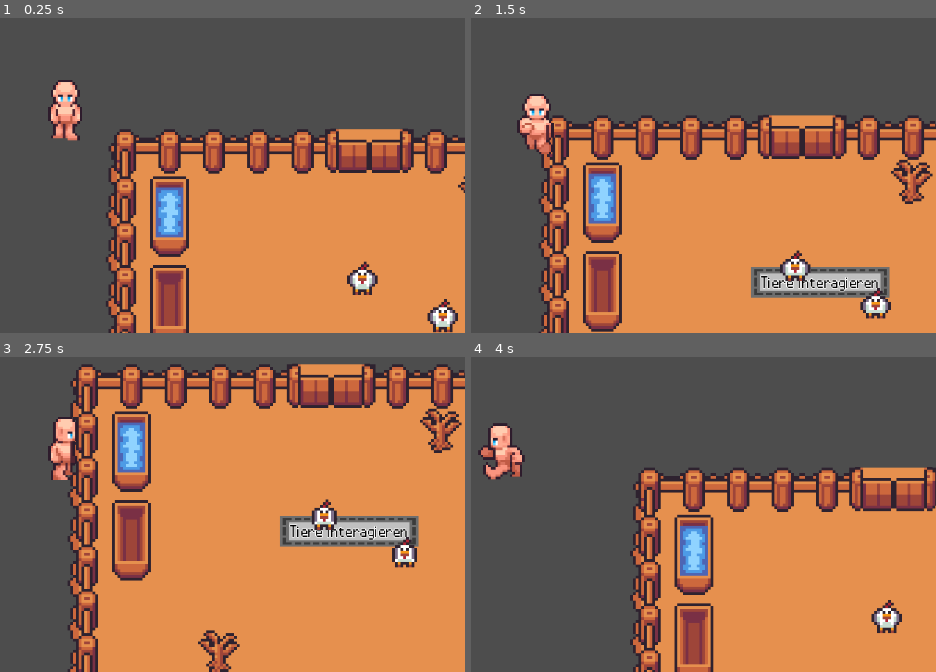
Above: before the commit, frames 1-4 (two rows, left to right).
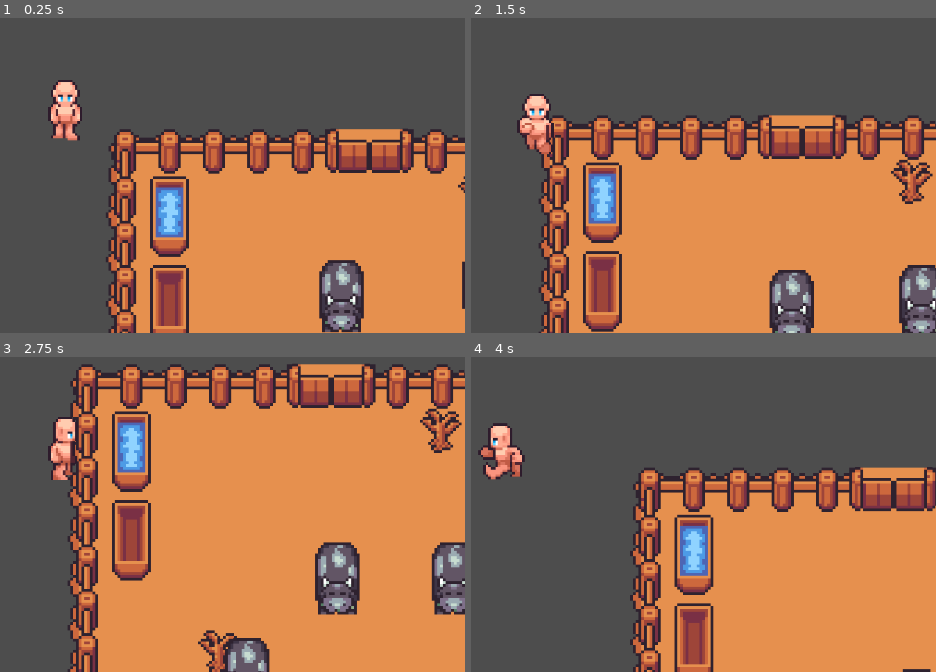
Above: after the commit, the same moments.

Repository: XDCocker420/Farming-Game-Project
Game: Godot game, scene res://scenes/maps/clemens.tscn
The game is run twice, just before and just after one commit, with the same random seed, the same clock (stepped at 60 frames per second) and the same inputs. This scene is started directly instead of the project's main scene.
Inputs (mouse positions are in pixels of both pictures, inside the frame that each line leads up to):
- Up to frame 1 (0.25 s): no input
- Up to frame 2 (1.5 s): tap Enter (ui_accept) at 0.5, 0.77 s; move the mouse to (833, 282) at 0.52 s; hold D (move_right) 0.53-1.28 s; hold E (interact) 0.53-1.28 s; click (833, 282) at 0.8 s; move the mouse to (875, 317) at 1.27 s; hold S (move_down) from 1.28 s (still down); click (875, 317) at 1.35 s
- Up to frame 3 (2.75 s): tap Enter (ui_accept) at 1.52 s; tap E (interact) at 1.55 s; move the mouse to (outside the picture) at 2.02 s; release S (move_down) at 2.03 s; hold D (move_right) from 2.03 s (still down); hold E (interact) from 2.03 s (still down); click (outside the picture) at 2.3 s
- Up to frame 4 (4 s): move the mouse to (494, 536) at 2.77 s; release D (move_right) at 2.78 s; release E (interact) at 2.78 s; hold W (move_up) 2.78-3.53 s; click (494, 536) at 2.85 s; tap Enter (ui_accept) at 3.02, 3.77 s; tap E (interact) at 3.05 s; move the mouse to (777, 514) at 3.52 s; hold A (move_left) from 3.53 s (still down); hold Shift (sprint) from 3.53 s (still down); click (777, 514) at 3.8 s

The runs differ from the first frame. In frame 1, 2.9% of the frame differs, in the area x 68-100%, y 76-100%; in frame 2, 6.1%; in frame 3, 8.0%, in the area x 48-100%, y 45-100%; in frame 4, 0.5%.

Commit message:
added animals with broken movement

Diff:
--- a/scenes/animals/chicken.tscn
+++ b/scenes/animals/chicken.tscn
@@ -176,7 +176,7 @@
 [sub_resource type="RectangleShape2D" id="RectangleShape2D_iox6e"]
 size = Vector2(49, 60)
 
-[node name="Chicken" type="CharacterBody2D"]
+[node name="Chicken" type="CharacterBody2D" groups=["Animal"]]
 motion_mode = 1
 
 [node name="AnimatedSprite2D" type="AnimatedSprite2D" parent="."]
--- a/scenes/animals/cow.tscn
+++ b/scenes/animals/cow.tscn
@@ -217,7 +217,7 @@
 
 [node name="State Machine" type="Node" parent="." node_paths=PackedStringArray("initial_state")]
 script = ExtResource("3_3mbhh")
-initial_state = NodePath("Hungry")
+initial_state = NodePath("Eat")
 
 [node name="Fed" type="Node" parent="State Machine" node_paths=PackedStringArray("animal")]
 script = ExtResource("4_bgmx2")
@@ -259,3 +259,13 @@
 [node name="CollisionShape2D" type="CollisionShape2D" parent="InteractionRange"]
 position = Vector2(-1.5, 2)
 shape = SubResource("RectangleShape2D_tkosv")
+
+[node name="NavigationObstacle2D" type="NavigationObstacle2D" parent="."]
+position = Vector2(1, 17)
+radius = 35.0
+
+[node name="NavigationAgent2D" type="NavigationAgent2D" parent="."]
+
+[node name="RecalcTimer" type="Timer" parent="."]
+wait_time = 0.1
+autostart = true
--- a/scenes/animals/sheep.tscn
+++ b/scenes/animals/sheep.tscn
@@ -142,7 +142,7 @@
 }]
 
 [sub_resource type="RectangleShape2D" id="RectangleShape2D_gymli"]
-size = Vector2(93, 92)
+size = Vector2(93, 74)
 
 [sub_resource type="AtlasTexture" id="AtlasTexture_g2x51"]
 atlas = ExtResource("1_44bqb")
@@ -176,15 +176,15 @@
 [sub_resource type="RectangleShape2D" id="RectangleShape2D_axamr"]
 size = Vector2(99, 98)
 
-[node name="Sheep" type="CharacterBody2D"]
+[node name="Sheep" type="CharacterBody2D" groups=["Animal"]]
 motion_mode = 1
 
 [node name="AnimatedSprite2D" type="AnimatedSprite2D" parent="."]
 sprite_frames = SubResource("SpriteFrames_6sv47")
-animation = &"hungry"
+animation = &"left"
 
 [node name="CollisionShape2D" type="CollisionShape2D" parent="."]
-position = Vector2(1.5, 15)
+position = Vector2(1.5, 17)
 shape = SubResource("RectangleShape2D_gymli")
 
 [node name="State Machine" type="Node" parent="." node_paths=PackedStringArray("initial_state")]
--- a/scenes/buildings/tierbereich.tscn
+++ b/scenes/buildings/tierbereich.tscn
@@ -71,6 +71,11 @@
 [sub_resource type="RectangleShape2D" id="RectangleShape2D_7oive"]
 size = Vector2(654, 525)
 
+[sub_resource type="NavigationPolygon" id="NavigationPolygon_2et8l"]
+vertices = PackedVector2Array(-338.039, 275, -338.953, 37.9766, -280.727, 39.0391, -116.938, 275, -263, 30.1797, 40.1172, 196.961, 39.1172, 276.867, -263, -211.047, 305.039, -213.938, 306.953, 197.961)
+polygons = Array[PackedInt32Array]([PackedInt32Array(0, 1, 2, 3), PackedInt32Array(3, 2, 4, 5, 6), PackedInt32Array(7, 8, 9, 5, 4)])
+outlines = Array[PackedVector2Array]([PackedVector2Array(-273, -221, -273, 24, -283, 29, -338, 28, -349, 26, -348, 285, -117, 285, 49, 287, 50, 207, 317, 208, 315, -224)])
+
 [node name="Tierbereich" type="Node2D"]
 script = ExtResource("1_eee0d")
 
@@ -128,8 +133,12 @@
 
 [node name="HarvestAnimals" parent="." instance=ExtResource("7_h0qjq")]
 visible = false
+z_index = 7
 offset_top = -44.0
 offset_bottom = -44.0
+
+[node name="NavigationRegion2D" type="NavigationRegion2D" parent="."]
+navigation_polygon = SubResource("NavigationPolygon_2et8l")
 
 [connection signal="area_entered" from="Area2D" to="." method="_on_area_2d_area_entered"]
 [connection signal="body_entered" from="Area2D" to="." method="_on_area_2d_body_entered"]
--- a/scenes/maps/clemens.tscn
+++ b/scenes/maps/clemens.tscn
@@ -2,7 +2,7 @@
 
 [ext_resource type="PackedScene" uid="uid://cckq6n703hhfn" path="res://scenes/characters/player.tscn" id="1_ipkwj"]
 [ext_resource type="PackedScene" uid="uid://nyttgrj1hid3" path="res://scenes/buildings/tierbereich.tscn" id="2_yjp7c"]
-[ext_resource type="PackedScene" uid="uid://rjwuxr2sss3k" path="res://scenes/animals/chicken.tscn" id="4_4wsvr"]
+[ext_resource type="PackedScene" uid="uid://020l6elc3p55" path="res://scenes/animals/cow.tscn" id="3_u2g24"]
 
 [node name="Node2D" type="Node2D"]
 
@@ -18,8 +18,11 @@
 [node name="Tierbereich" parent="." instance=ExtResource("2_yjp7c")]
 position = Vector2(454, 274)
 
-[node name="Chicken" parent="Tierbereich" instance=ExtResource("4_4wsvr")]
-position = Vector2(-24, -66)
+[node name="Cow" parent="Tierbereich" instance=ExtResource("3_u2g24")]
+position = Vector2(-209, 132)
 
-[node name="Chicken2" parent="Tierbereich" instance=ExtResource("4_4wsvr")]
-position = Vector2(92, -12)
+[node name="Cow2" parent="Tierbereich" instance=ExtResource("3_u2g24")]
+position = Vector2(149, -70)
+
+[node name="Cow3" parent="Tierbereich" instance=ExtResource("3_u2g24")]
+position = Vector2(-60, -54)
--- a/scenes/maps/game_map.tscn
+++ b/scenes/maps/game_map.tscn
@@ -8,7 +8,9 @@
 [ext_resource type="PackedScene" uid="uid://nyttgrj1hid3" path="res://scenes/buildings/tierbereich.tscn" id="7_8ejyj"]
 [ext_resource type="PackedScene" uid="uid://bc6sudr6mtykj" path="res://scenes/buildings/contract_board.tscn" id="8_1t62h"]
 [ext_resource type="PackedScene" uid="uid://020l6elc3p55" path="res://scenes/animals/cow.tscn" id="8_xbmm2"]
+[ext_resource type="PackedScene" uid="uid://rjwuxr2sss3k" path="res://scenes/animals/chicken.tscn" id="9_v711o"]
 [ext_resource type="PackedScene" uid="uid://ddeef2warcy2e" path="res://scenes/buildings/markt.tscn" id="10_d7fkh"]
+[ext_resource type="PackedScene" uid="uid://nv1jgb37xufl" path="res://scenes/animals/sheep.tscn" id="10_t7tdr"]
 [ext_resource type="PackedScene" uid="uid://dj3x34xk3qcne" path="res://scenes/buildings/scheune.tscn" id="11_8cvap"]
 
 [node name="Game" type="Node2D"]
@@ -80,11 +82,31 @@
 [node name="Cow2" parent="Map/Tiergehege/Kuhbereich" instance=ExtResource("8_xbmm2")]
 position = Vector2(-103, 48)
 
+[node name="Cow3" parent="Map/Tiergehege/Kuhbereich" instance=ExtResource("8_xbmm2")]
+position = Vector2(-111, -115)
+
 [node name="Hühnerstall" parent="Map/Tiergehege" instance=ExtResource("7_8ejyj")]
 position = Vector2(2828, 543)
 
+[node name="Chicken" parent="Map/Tiergehege/Hühnerstall" instance=ExtResource("9_v711o")]
+position = Vector2(-222, -126)
+
+[node name="Chicken2" parent="Map/Tiergehege/Hühnerstall" instance=ExtResource("9_v711o")]
+position = Vector2(134, 94)
+
+[node name="Chicken3" parent="Map/Tiergehege/Hühnerstall" instance=ExtResource("9_v711o")]
+position = Vector2(130, -88)
+
+[node name="Chicken4" parent="Map/Tiergehege/Hühnerstall" instance=ExtResource("9_v711o")]
+position = Vector2(-70, 26)
+
 [node name="Schafbereich" parent="Map/Tiergehege" instance=ExtResource("7_8ejyj")]
 position = Vector2(1932, 543)
+
+[node name="Sheep" parent="Map/Tiergehege/Schafbereich" instance=ExtResource("10_t7tdr")]
+position = Vector2(-204, 56)
+
+[node name="Sheep2" parent="Map/Tiergehege/Schafbereich" instance=ExtResource("10_t7tdr")]
 
 [node name="AuftragUMarkt" type="Node" parent="Map"]
 
--- a/scripts/animals/animal_eating.gd
+++ b/scripts/animals/animal_eating.gd
@@ -3,9 +3,15 @@
 
 var move_direction:Vector2
 @export var animal:CharacterBody2D
-@export var move_speed := 50.0
+@export var move_speed := 2000
 @onready var player:AnimatedSprite2D = $"../../AnimatedSprite2D"
 @onready var timer = $Timer
+@export var movement_target: Node2D
+@onready var navigation_agent: NavigationAgent2D = $"../../NavigationAgent2D"
+@onready var recalc_timer : Timer = $"../../RecalcTimer"
+
+var on_nav_link : bool = false
+var nav_link_end_position : Vector2
 
 var rand_pos:Vector2
 var looking_direction = "down"
@@ -13,6 +19,21 @@
 var direction:Vector2
 
 func _ready() -> void:
+	movement_target = get_parent().get_parent().get_parent().get_node("FeedingThrough")
+	recalc_timer.timeout.connect(_on_recalc_timer_timeout)
+	navigation_agent.link_reached.connect(_on_navigation_link_reached)
+	navigation_agent.waypoint_reached.connect(_on_waypoint_reached)
+	navigation_agent.velocity_computed.connect(_on_velocity_computed)
+	navigation_agent.path_desired_distance = 1.0
+	navigation_agent.target_desired_distance = 1.0
+
+
+	# On the first frame the NavigationServer map has not-
+	# yet been synchronized; region data and any path query will return empty.
+	# Wait for the NavigationServer synchronization by awaiting one frame in the script.
+	# Make sure to not await during _ready.
+	call_deferred("actor_setup")
+
 	timer.wait_time = 2
 	rand_pos = Vector2(randf_range(-20, 60),0)
 
@@ -27,6 +48,21 @@
 		timer.timeout.disconnect(_on_timer_timeout)
 
 func physics_update(_delta:float):
+	if navigation_agent.is_navigation_finished():
+		print("awdbadjbn")
+		return
+
+	# Get the next path point from the navigation agent.
+	var current_agent_position: Vector2 = animal.position
+	var next_path_position: Vector2 = navigation_agent.get_next_path_position()
+
+	# Calculate the velocity to move towards the next path point.
+	var new_velocity = current_agent_position.direction_to(next_path_position).normalized() * move_speed * _delta
+	if navigation_agent.avoidance_enabled:
+		navigation_agent.set_velocity(new_velocity)
+	else:
+		_on_velocity_computed(new_velocity)
+	"""
 	## TODO: Add pathfinding
 	if animal:
 		var ft_pos = get_parent().get_parent().get_parent().get_node("FeedingThrough").position + rand_pos
@@ -51,6 +87,41 @@
 				looking_direction = "up"
 			animal.move_and_slide()
 			player.play(looking_direction)
+	"""
 
 func _on_timer_timeout():
 	transitioned.emit(self, "fed")
+
+func actor_setup():
+	# Wait for the first physics frame so the NavigationServer can sync.
+	await get_tree().physics_frame
+	set_target_position(movement_target.position)
+
+## Set the target position of the navigation agent.
+func set_target_position(target_position : Vector2 = Vector2.ZERO) -> void:
+	navigation_agent.target_position = target_position
+
+## Called when the recalculation timer times out.
+func _on_recalc_timer_timeout() -> void:
+	if not on_nav_link:
+		set_target_position(movement_target.position)
+
+## Called when a navigation link has been reached.
+func _on_navigation_link_reached(details : Dictionary) -> void:
+	on_nav_link = true # Temporarily disable recalculation to prevent jittering.
+	nav_link_end_position = details.link_exit_position
+
+## Called when a waypoint has been reached.
+func _on_waypoint_reached(details : Dictionary) -> void:
+	print("dwas")
+	# This next line checks the distance to the waypoint with a threshhold.
+	# If the distance is less than 5.0, then the waypoint has been reached.
+	# This check produces unexpected results when comparing vectors directly.
+	if details.position.distance_to(nav_link_end_position) < 5.0:
+		on_nav_link = false
+
+## Called when the navigation agent reports a new velocity.
+func _on_velocity_computed(safe_velocity: Vector2):
+	if animal:
+		animal.velocity = safe_velocity
+		animal.move_and_slide()
--- a/scripts/animals/animal_full.gd
+++ b/scripts/animals/animal_full.gd
@@ -21,7 +21,6 @@
 
 
 func _ready() -> void:
-	print("jeah")
 	match animal.name.to_lower().rstrip("1234567890"):
 		"cow":
 			interact_btn.text = "Milk Cow"
@@ -44,7 +43,7 @@
 	interaction.play("full")
 
 func process_input(_event: InputEvent):
-	if _event.is_action_pressed("interact2") && in_area:
+	if _event.is_action_pressed("interact2") && in_area && should_show:
 		if ui_shown:
 			ui.hide()
 			ui_shown = false
@@ -76,18 +75,11 @@
 	transitioned.emit(self, "Hungry")
 
 func exit():
-	#if interact_range.mouse_entered.get_connections().size() >= 1 && interact_range.mouse_exited.get_connections().size() >= 1:
-	#	interact_range.mouse_entered.disconnect(_on_mouse_entered)
-	#	interact_range.mouse_exited.disconnect(_on_mouse_exited)
-	#if cage.want_to_interact.get_connections().size() >= 1:
-		#cage.want_to_interact.disconnect(on_harvest)
 	should_show = false
 	interaction.visible = false
 	ui.hide()
 
 func _on_mouse_entered() -> void:
-	print(should_show)
-	print(get_parent().current_state is AnimalFull)
 	if should_show && get_parent().current_state is AnimalFull:
 		selection_highlight.visible = true
 	in_area = true
--- a/scripts/animals/feeding_through.gd
+++ b/scripts/animals/feeding_through.gd
@@ -23,8 +23,8 @@
 		if i.is_in_group("Animal"):
 			food_name = i.name.to_lower().rstrip("1234567890") + "_food"
 			icon.texture = load("res://assets/gui/icons/" + food_name + ".png")
-			icon.scale = Vector2(0.5,0.5)
-			icon.position = Vector2(-3,-4)
+			#icon.scale = Vector2(0.5,0.5)
+			#icon.position = Vector2(-3,-4)
 			break
 
 #func _process(delta: float) -> void:
--- a/scripts/farming/tierbereich.gd
+++ b/scripts/farming/tierbereich.gd
@@ -29,14 +29,14 @@
 
 
 func _on_player_interact():
-	if interaction_range && !in_ft && !in_area:
+	if in_interaction && !in_ft && !in_area:
 		if !ui_open:
 			ui_open = true
 			#player.cant_move = true
 			want_to_interact.emit(true)
-			mode.visible = true
+			mode.show()
 		else:
-			mode.visible = false
+			mode.hide()
 			want_to_interact.emit(false)
 			#player.cant_move = false
 			ui_open = false
@@ -64,11 +64,12 @@
 
 func on_interaction_enter(body:Node2D):
 	if body.is_in_group("Player"):
-		in_interaction = false
+		in_interaction = true
 
 func on_interaction_exit(body:Node2D):
 	if body.is_in_group("Player"):
-
+		want_to_interact.emit(false)
+		mode.hide()
 		in_interaction = false
 
 func on_ft_enter(body:Node2D):
Binary file changed: assets/gui/icons/chicken_food.png
Not shown, changed: assets/gui/icons/chicken_food.png.import
Binary file changed: assets/gui/icons/sheep_food.png
Not shown, changed: assets/gui/icons/sheep_food.png.import
Not shown: 1 places in scenes/buildings/tierbereich.tscn that only renumber resources
Not shown: 1 places in scenes/maps/game_map.tscn that only renumber resources
